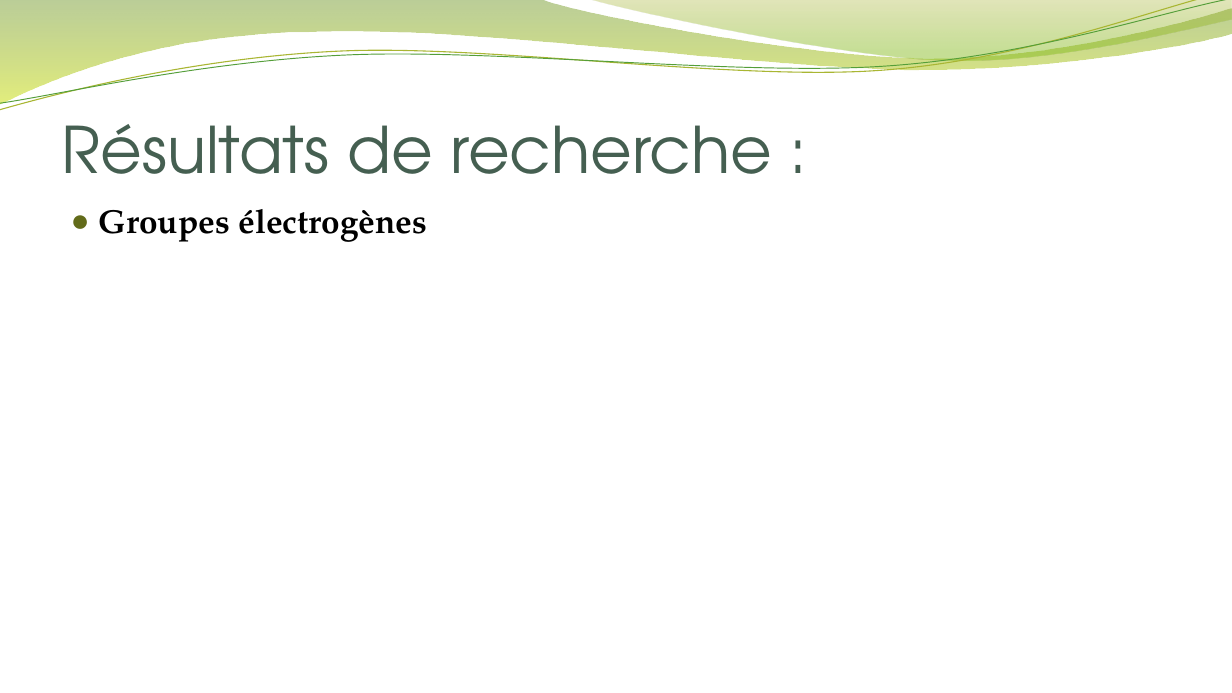
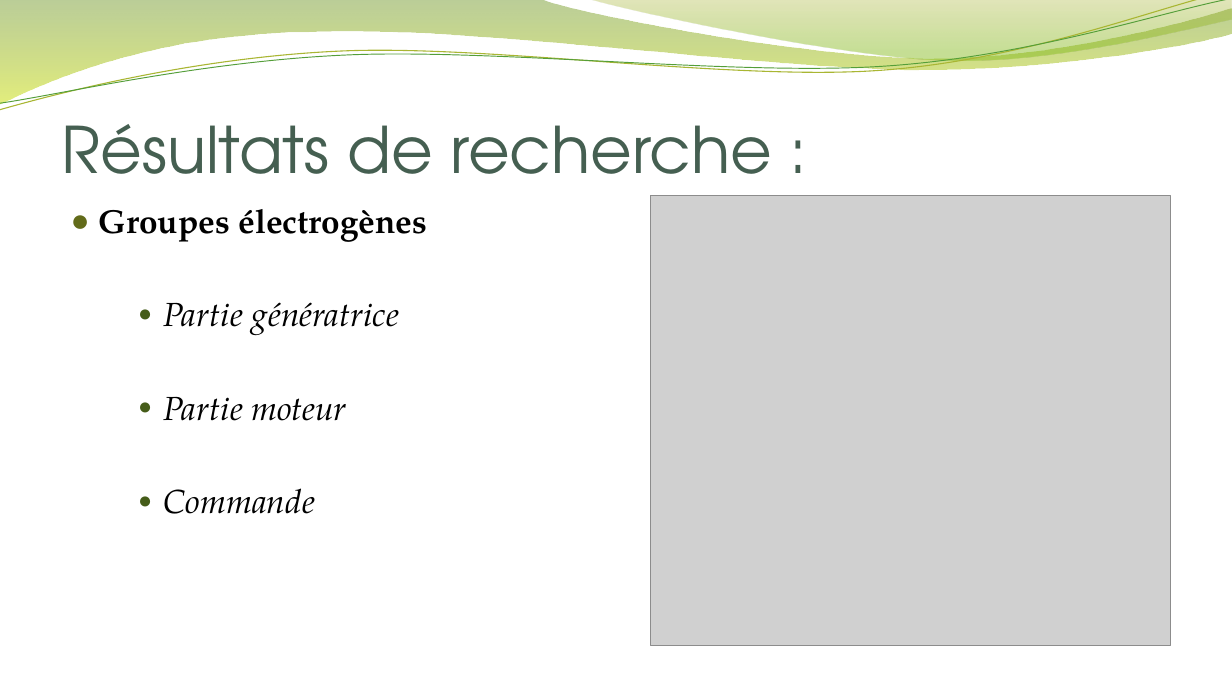
Before and after one commit to Idris-AOUAMEUR/Energie-grp-7, a slide deck: slide 5 of Gestion de projet - Diaporama.pptx. Drawn at 1232x693 pixels with LibreOffice and Linux fonts; fonts in the diff are those of the drawing; grey boxes stand for pictures; background and template pictures are left out. Boxes give left, top, right and bottom in pixels: in the first picture for what was removed or moved away, otherwise in the second. Text is boxed around its words. In the diff, an @@ line names an element or a change of style, - is before the commit and + after.

```diff
--- a/Gestion de projet - Diaporama.pptx
+++ b/Gestion de projet - Diaporama.pptx
@@ picture added at (x1=651, y1=196, x2=1171, y2=646) @@
@@ text at (x1=163, y1=302, x2=399, y2=514): paragraphs added @@
+    ● Partie génératrice
+    ● Partie moteur
+    ● Commande
```
